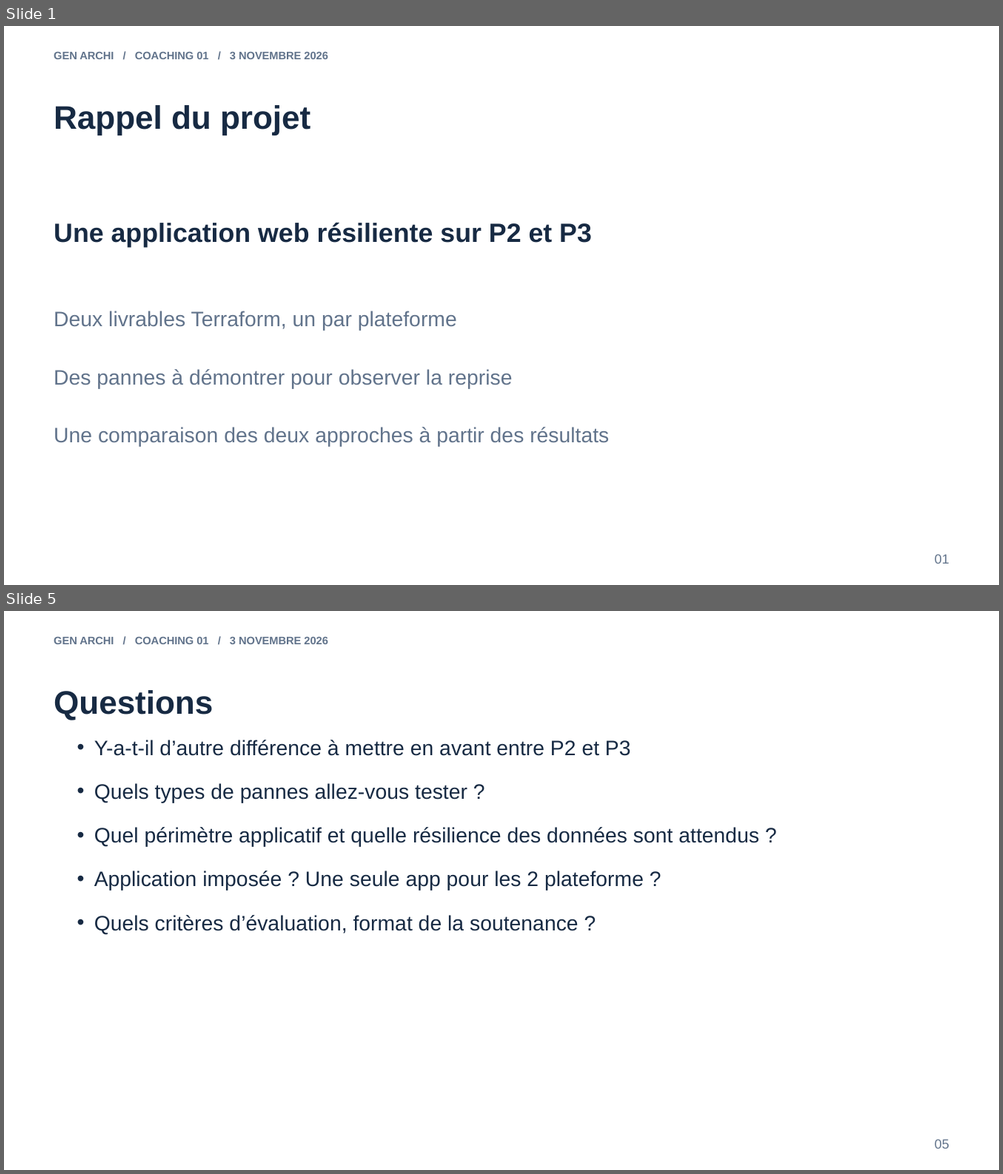
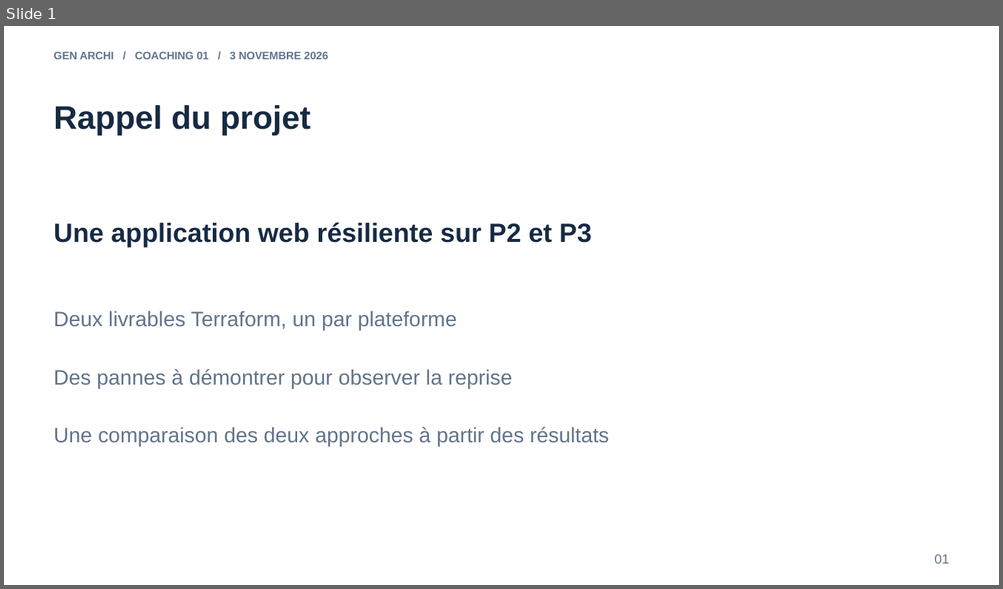
Before and after one commit to 3-Istor/GenArchi, a slide deck: docs/coaching/2026-11-03-coaching-1.pptx. Shown one above the other, each under a label of ours: slides 1 and 5 before the commit, slide 1 after it; the slides between them are not shown. The pictures are 1003x1174 and 1003x589 pixels, drawn with LibreOffice and Linux fonts; fonts in the diff are those of the drawing. Boxes give left, top, right and bottom in pixels: in the first picture for what was removed or moved away, otherwise in the second. Text is boxed around its words. In the diff, an @@ line names an element or a change of style, - is before the commit and + after.

Commit message:
feat : doc post premier coaching

```diff
--- a/docs/coaching/2026-11-03-coaching-1.pptx
+++ b/docs/coaching/2026-11-03-coaching-1.pptx
@@ slide 5 removed at (x1=4, y1=611, x2=999, y2=1170), background #FFFFFF @@
@@ text removed at (x1=54, y1=637, x2=327, y2=644) @@
-GEN ARCHI / COACHING 01 / 3 NOVEMBRE 2026
@@ text removed at (x1=54, y1=690, x2=213, y2=721) @@
-Questions
@@ text removed at (x1=94, y1=740, x2=759, y2=935) @@
-• Y-a-t-il d’autre différence à mettre en avant entre P2 et P3
-• Quels types de pannes allez-vous tester ?
-• Quel périmètre applicatif et quelle résilience des données sont attendus ?
-• Application imposée ? Une seule app pour les 2 plateforme ?
-• Quels critères d’évaluation, format de la soutenance ?
@@ text removed at (x1=934, y1=1139, x2=949, y2=1149) @@
-05
```
Also in this commit, not shown: 5 slides added, 3 other slides removed, 11 other files.
